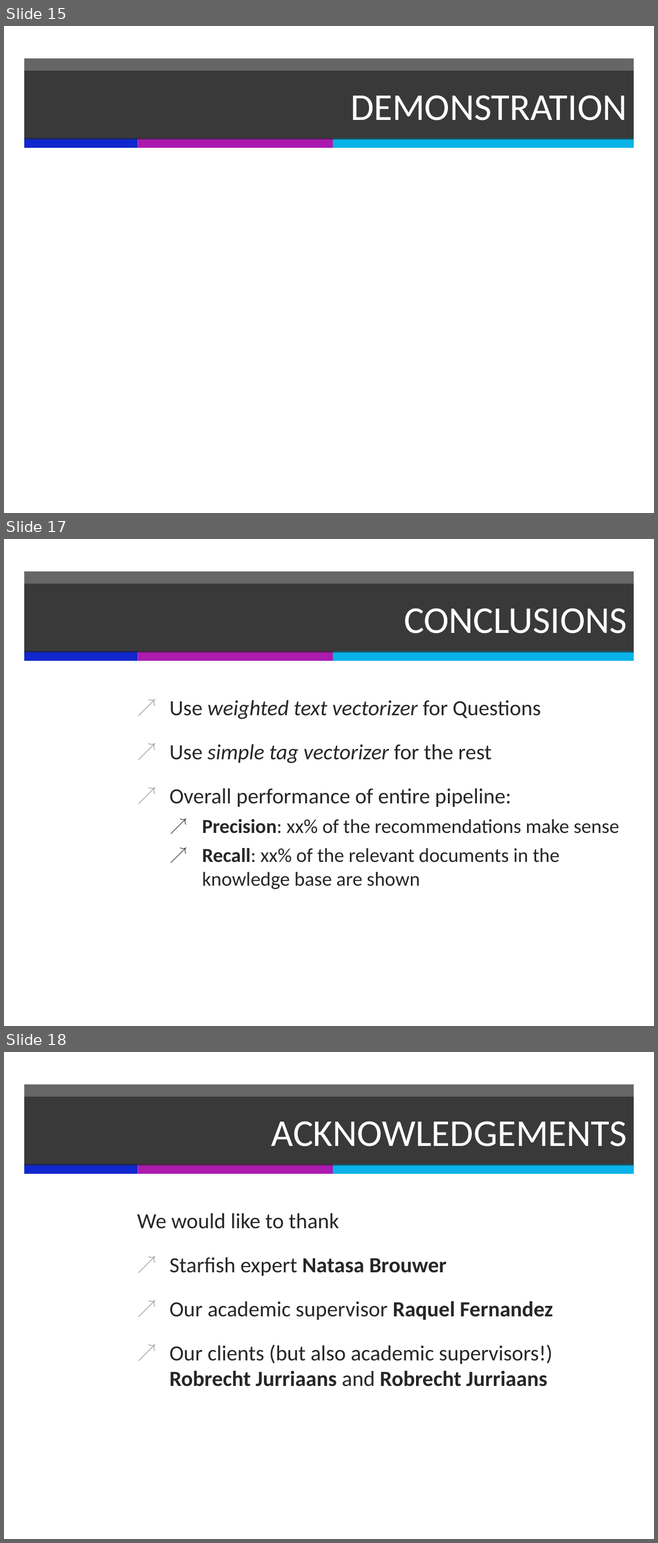
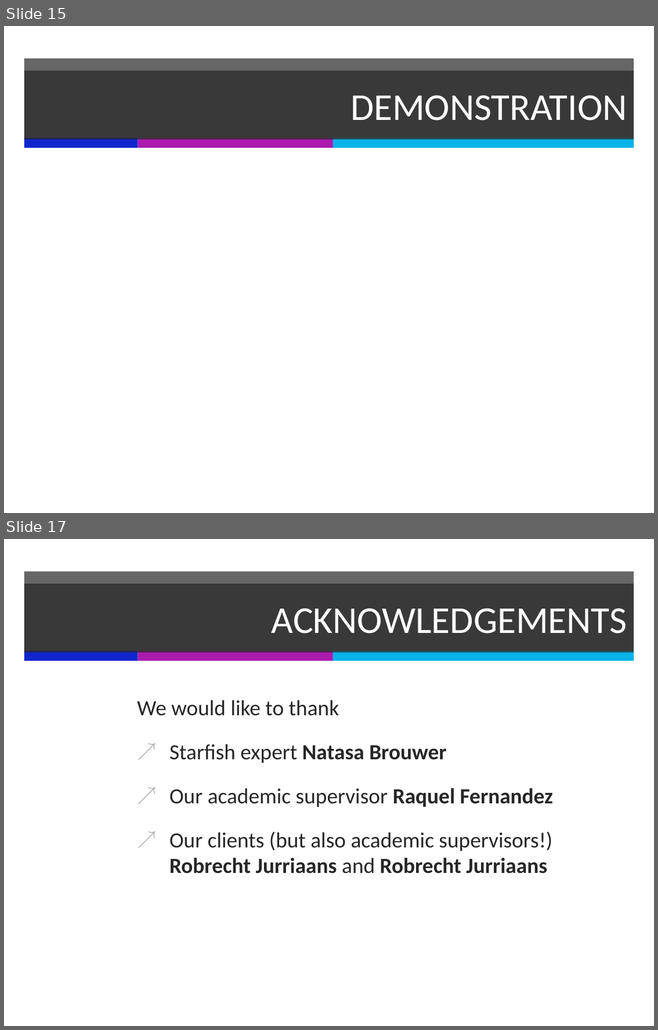
Before and after one commit to PerceptumNL/TweedejaarsProject, a slide deck: doc/finalpresentation.pptx. Shown one above the other, each under a label of ours: slides 15, 17 and 18 before the commit, slides 15 and 17 after it; the slides between them are not shown. The pictures are 658x1543 and 658x1030 pixels, drawn with LibreOffice and Linux fonts; fonts in the diff are those of the drawing. Boxes give left, top, right and bottom in pixels: in the first picture for what was removed or moved away, otherwise in the second. Text is boxed around its words. In the diff, an @@ line names an element or a change of style, - is before the commit and + after.

```diff
--- a/doc/finalpresentation.pptx
+++ b/doc/finalpresentation.pptx
@@ slide 17 removed at bbox=[4, 539, 654, 1026], background #FFFFFF; not listed: 4 template elements that a slide beside it also shows @@
@@ title removed at bbox=[24, 584, 633, 653] @@
-CONCLUSIONS
@@ text removed at bbox=[169, 700, 619, 889] @@
-↗ Use weighted text vectorizer for Questions
-↗ Use simple tag vectorizer for the rest
-↗ Overall performance of entire pipeline:
-  ↗ Precision: xx% of the recommendations make sense
-  ↗ Recall: xx% of the relevant documents in the knowledge base are shown
@@ what was slide 18 is now slide 17 @@
```
Also in this commit, not shown: 7 slides changed, 1 other file.
